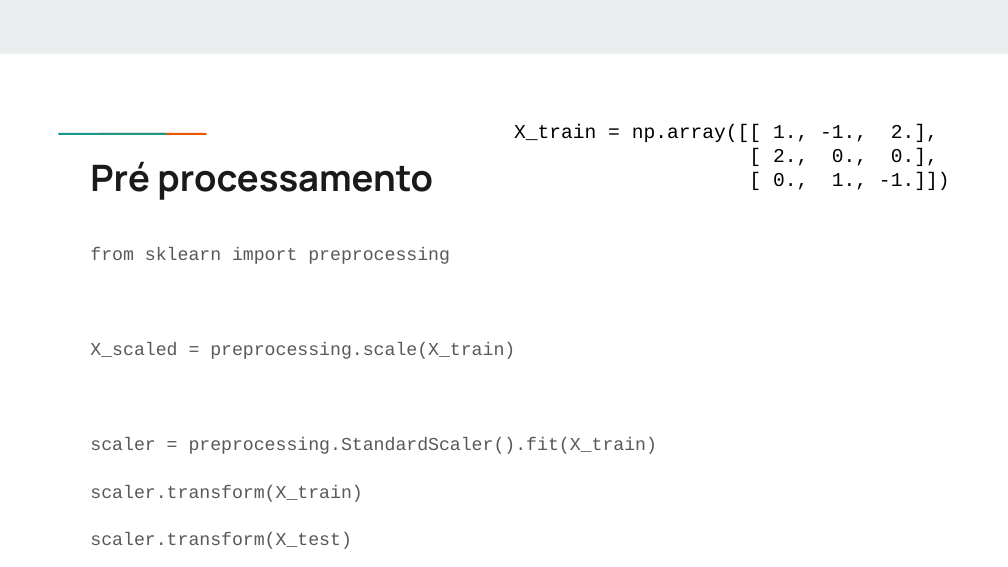
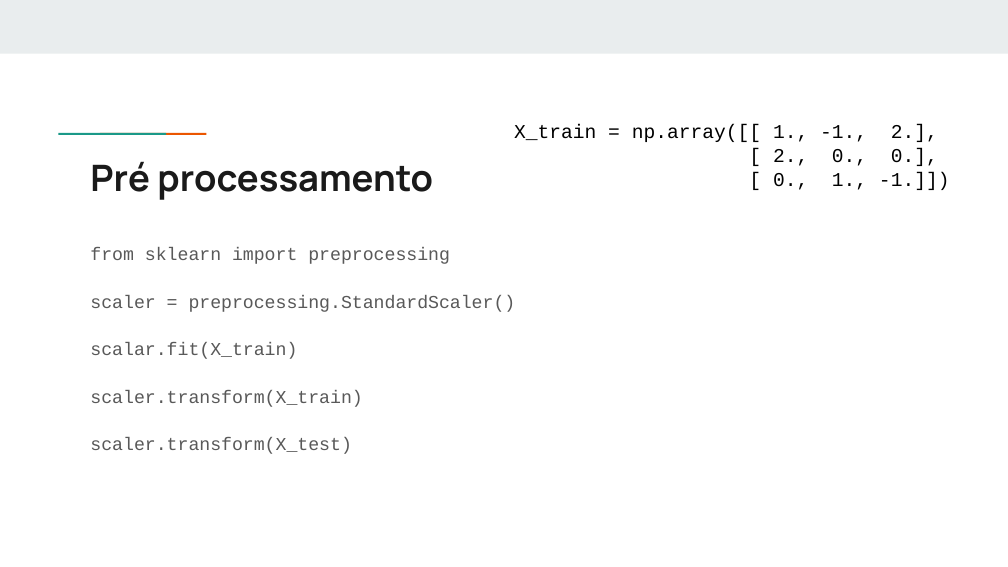
Before and after one commit to Ipanema92/curso, a slide deck: slide 3 of curso_python-master/Slides/10 - Scikit-learn.pptx. Drawn at 1008x567 pixels with LibreOffice and Linux fonts; fonts in the diff are those of the drawing. Boxes give left, top, right and bottom in pixels: in the first picture for what was removed or moved away, otherwise in the second. Text is boxed around its words. In the diff, an @@ line names an element or a change of style, - is before the commit and + after.

```diff
--- a/curso_python-master/Slides/10 - Scikit-learn.pptx
+++ b/curso_python-master/Slides/10 - Scikit-learn.pptx
@@ text at bbox=[90, 295, 516, 359]: text changed @@
-X_scaled = preprocessing.scale(X_train)
-scaler = preprocessing.StandardScaler().fit(X_train)
+scaler = preprocessing.StandardScaler()
+scalar.fit(X_train)
```
Also in this commit, not shown: 6 other files.
